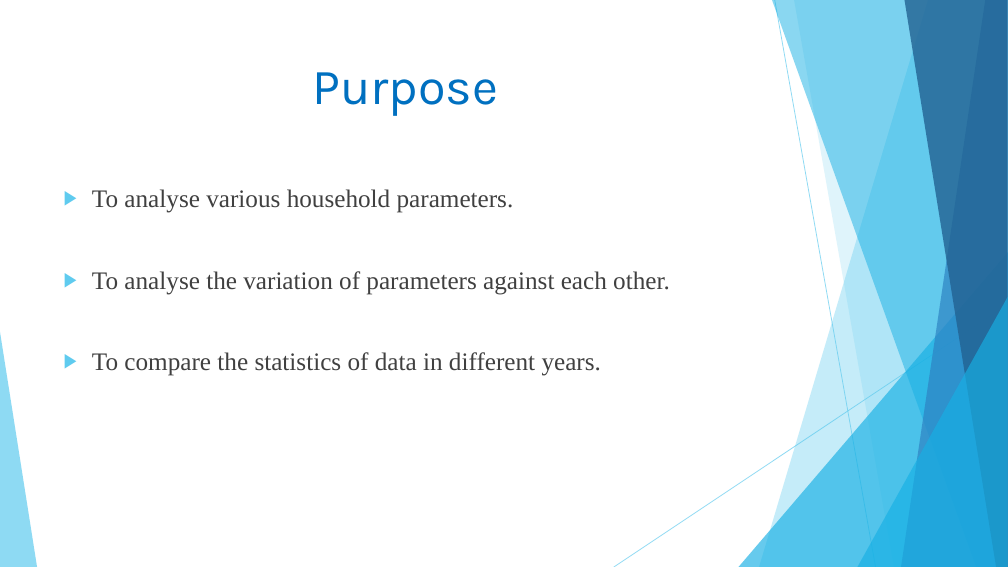
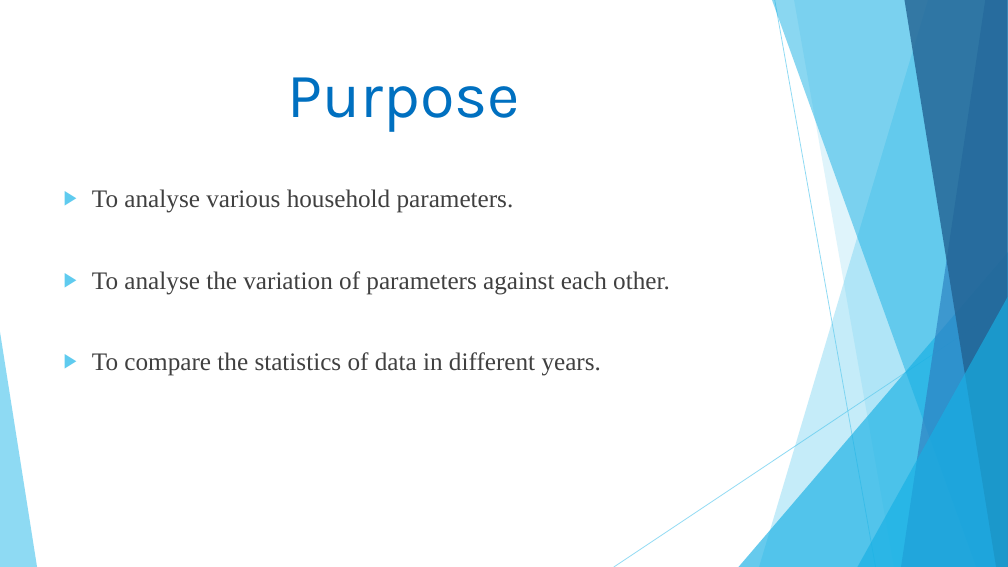
Before and after one commit to theshubhamp-zz/HAD, a slide deck: slide 2 of docs/HAD project.pptx. Drawn at 1008x567 pixels with LibreOffice and Linux fonts; fonts in the diff are those of the drawing. Boxes give left, top, right and bottom in pixels: in the first picture for what was removed or moved away, otherwise in the second. Text is boxed around its words. In the diff, an @@ line names an element or a change of style, - is before the commit and + after.

```diff
--- a/docs/HAD project.pptx
+++ b/docs/HAD project.pptx
@@ title "Purpose" at box(288, 77, 520, 132): size 48 to 60 pt @@
```
Also in this commit, not shown: 3 other slides changed, 5 slides added.
